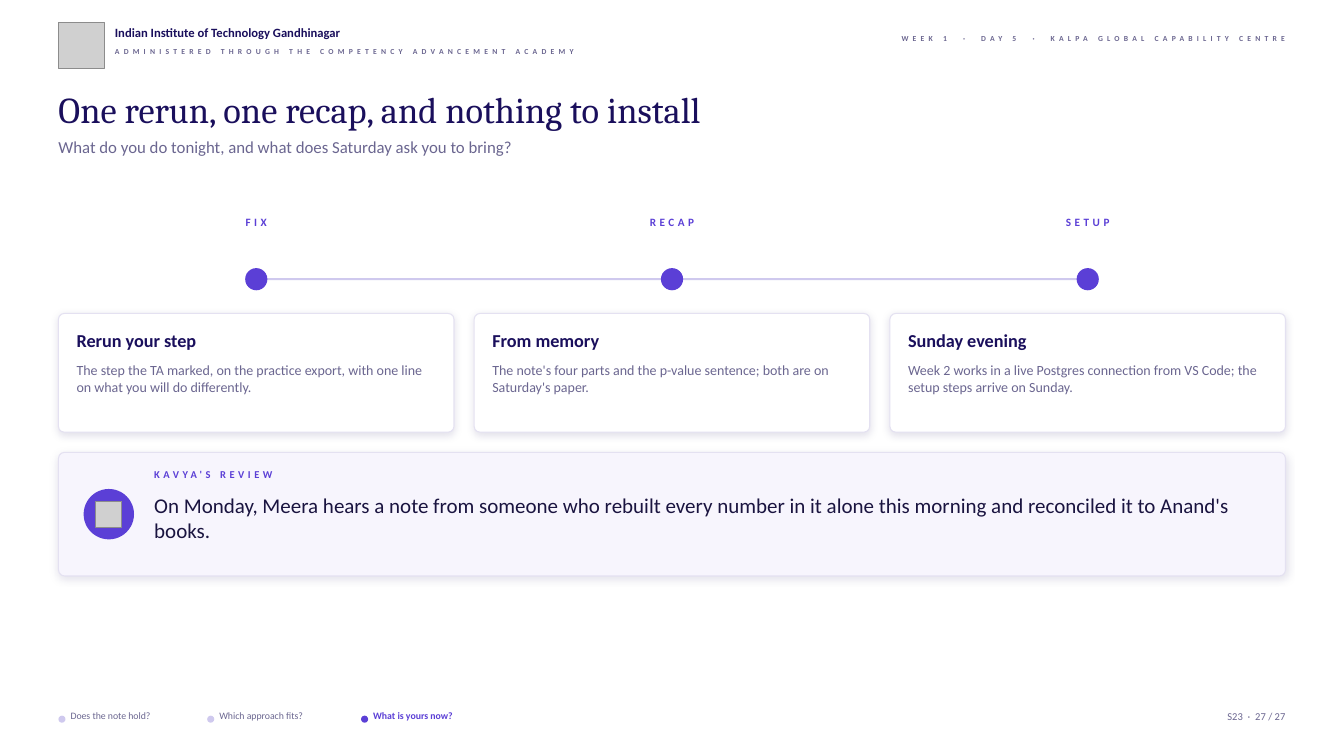
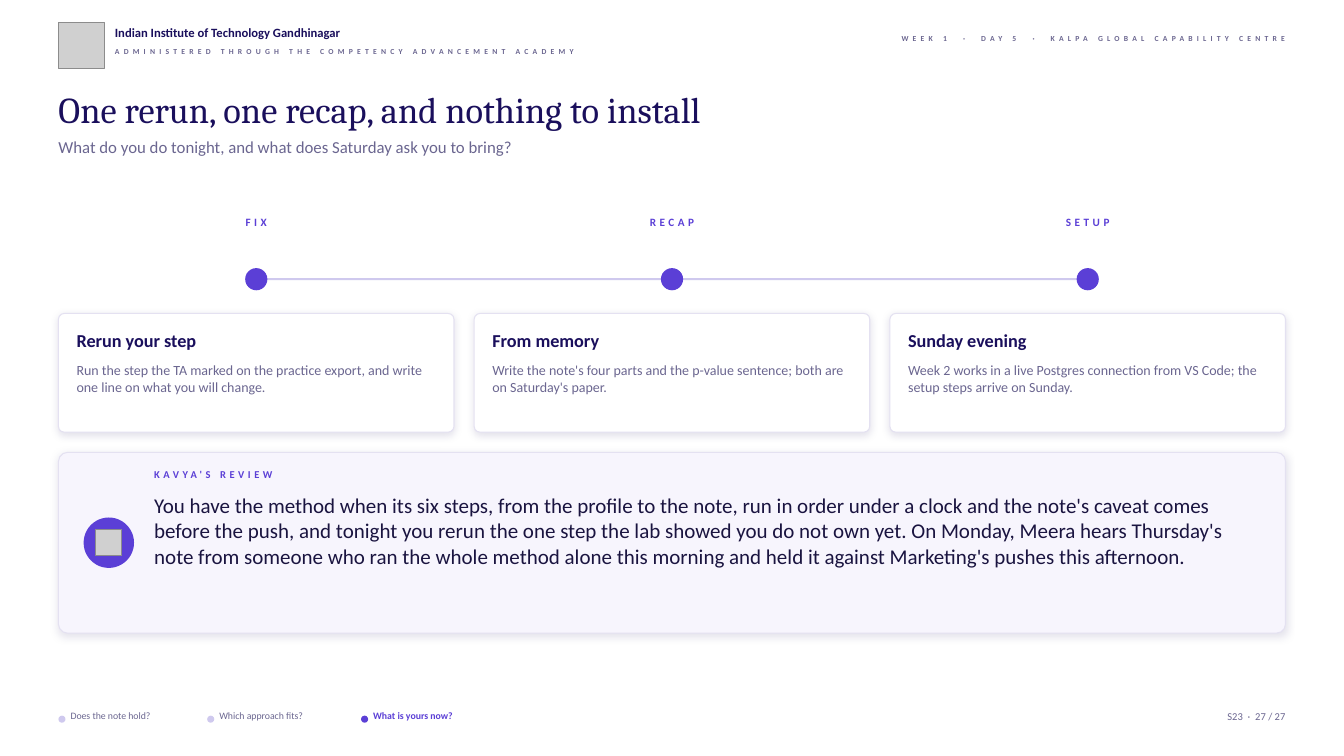
Before and after one commit to fde-academy-lab/c2-content-factory, a slide deck: slide 27 of content/W01/D5/slides/C2_W01_D05_rehearsal_STUDENT.pptx. Drawn at 1344x756 pixels with LibreOffice and Linux fonts; fonts in the diff are those of the drawing; grey boxes stand for pictures; background and template pictures are left out. Boxes give left, top, right and bottom in pixels: in the first picture for what was removed or moved away, otherwise in the second. Text is boxed around its words. In the diff, an @@ line names an element or a change of style, - is before the commit and + after.

```diff
--- a/content/W01/D5/slides/C2_W01_D05_rehearsal_STUDENT.pptx
+++ b/content/W01/D5/slides/C2_W01_D05_rehearsal_STUDENT.pptx
@@ text at (77, 365, 423, 395): text changed @@
-The step the TA marked, on the practice export, with one line on what you will do differently.
+Run the step the TA marked on the practice export, and write one line on what you will change.
@@ text at (492, 365, 843, 394): text changed @@
-The note's four parts and the p-value sentence; both are on Saturday's paper.
+Write the note's four parts and the p-value sentence; both are on Saturday's paper.
@@ rounded rectangle: place and size @@
-rounded rectangle at (58, 453, 1286, 577)
+rounded rectangle at (58, 453, 1286, 633)
@@ text at (154, 498, 1222, 568): text changed @@
-On Monday, Meera hears a note from someone who rebuilt every number in it alone this morning and reconciled it to Anand's books.
+You have the method when its six steps, from the profile to the note, run in order under a clock and the note's caveat comes before the push, and tonight you rerun the one step the lab showed you do not own yet. On Monday, Meera hears Thursday's note from someone who ran the whole method alone this morning and held it against Marketing's pushes this afternoon.
@@ ellipse: place and size @@
-ellipse at (84, 489, 134, 539)
+ellipse at (84, 517, 134, 568)
@@ picture: place and size @@
-picture at (96, 501, 122, 527)
+picture at (96, 529, 122, 556)
```
Also in this commit, not shown: 16 other slides changed, 4 other files.
